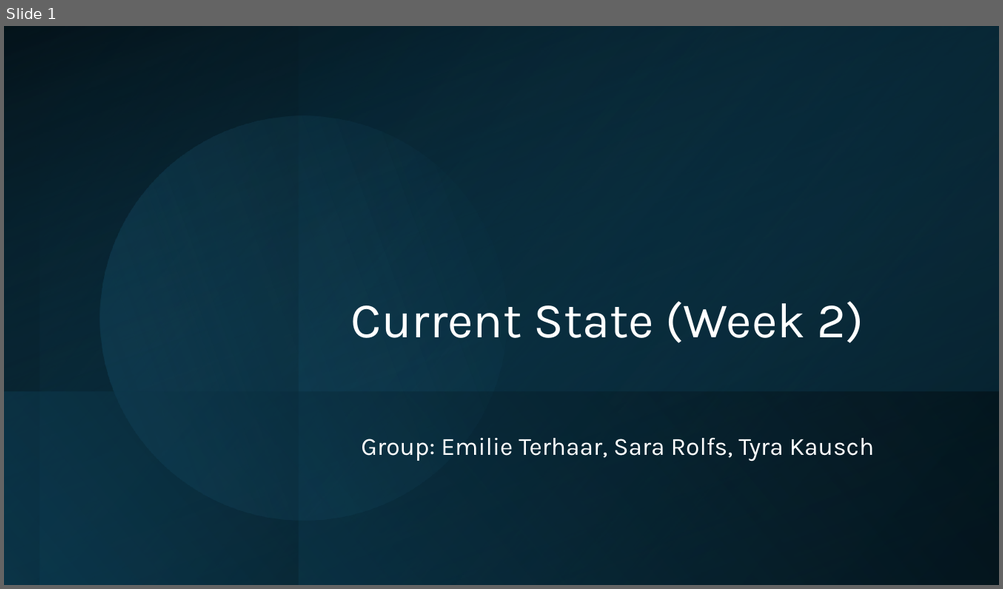
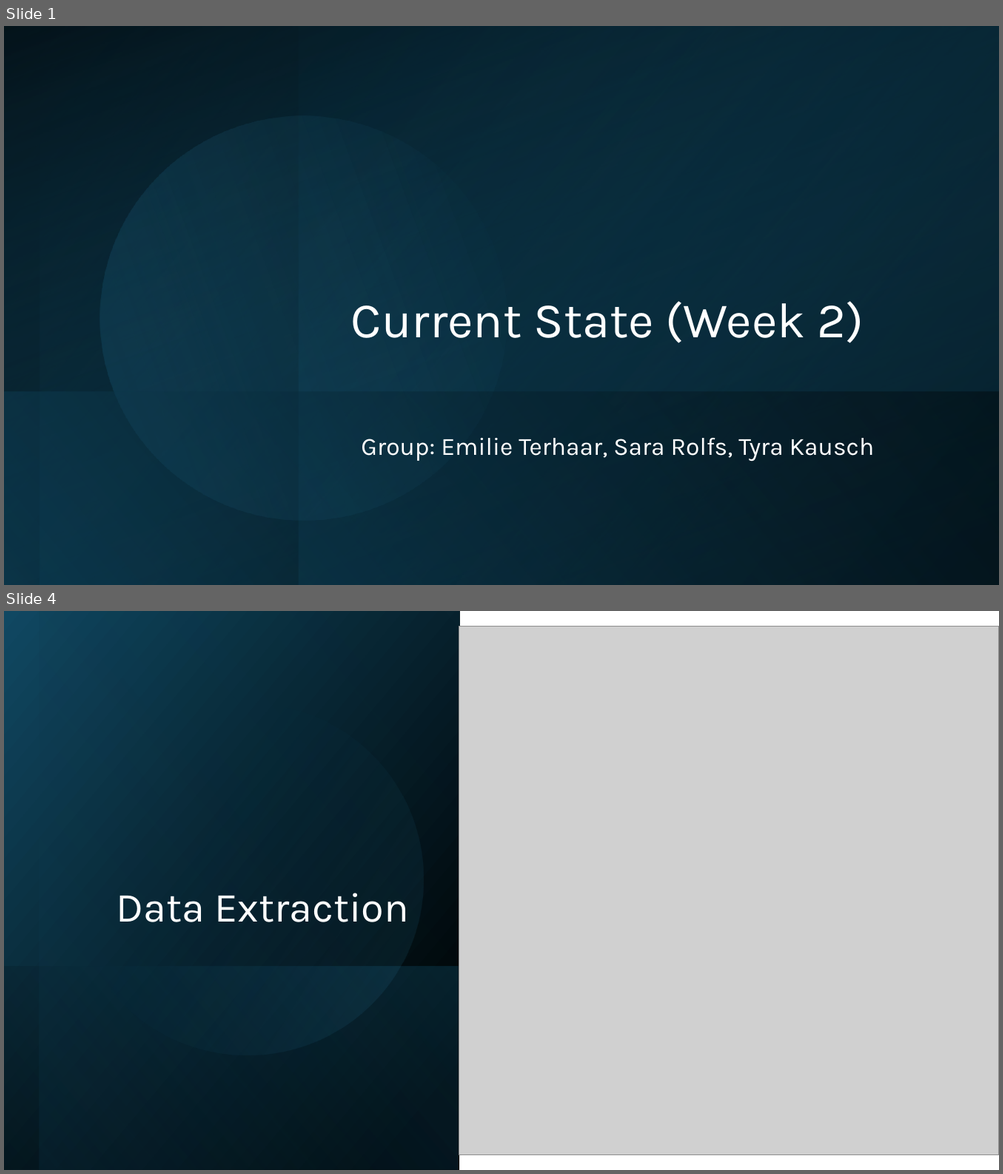
Before and after one commit to EmilieTr/darts_data_science_project, a slide deck: Presentations/DS_Project_Week-2.pptx. Shown one above the other, each under a label of ours: slide 1 before the commit, slides 1 and 4 after it; the slides between them are not shown. The pictures are 1003x589 and 1003x1174 pixels, drawn with LibreOffice and Linux fonts; fonts in the diff are those of the drawing; grey boxes stand for pictures. Boxes give left, top, right and bottom in pixels: in the first picture for what was removed or moved away, otherwise in the second. Text is boxed around its words. In the diff, an @@ line names an element or a change of style, - is before the commit and + after.

```diff
--- a/Presentations/DS_Project_Week-2.pptx
+++ b/Presentations/DS_Project_Week-2.pptx
@@ slide 4 added at bbox=[4, 611, 999, 1170], background #FFFFFF @@
@@ rectangle added at bbox=[4, 611, 459, 1170], fill gradient #000000 to #104862 @@
@@ rectangle added at bbox=[40, 611, 460, 1170], fill gradient #000000 to #156082 @@
@@ picture added at bbox=[459, 626, 999, 1156] @@
@@ ellipse added at bbox=[40, 671, 455, 1087], fill gradient #156082 to #46B1E1 @@
@@ title added at bbox=[116, 893, 409, 923], 40 pt, text #FFFFFF @@
+Data Extraction
@@ rectangle added at bbox=[4, 966, 458, 1170], fill gradient #156082 to #000000 @@
```
Also in this commit, not shown: 2 slides changed, 4 other slides added, 1 slide removed, 2 other files.
